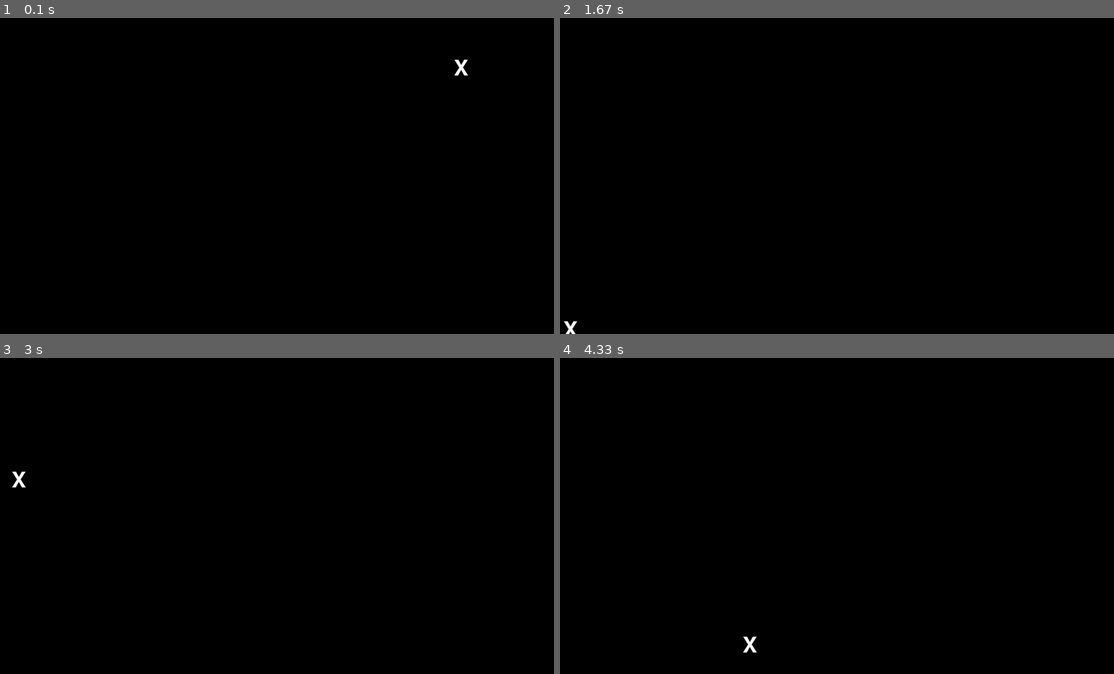
Above: before the commit, frames 1-4 (two rows, left to right).
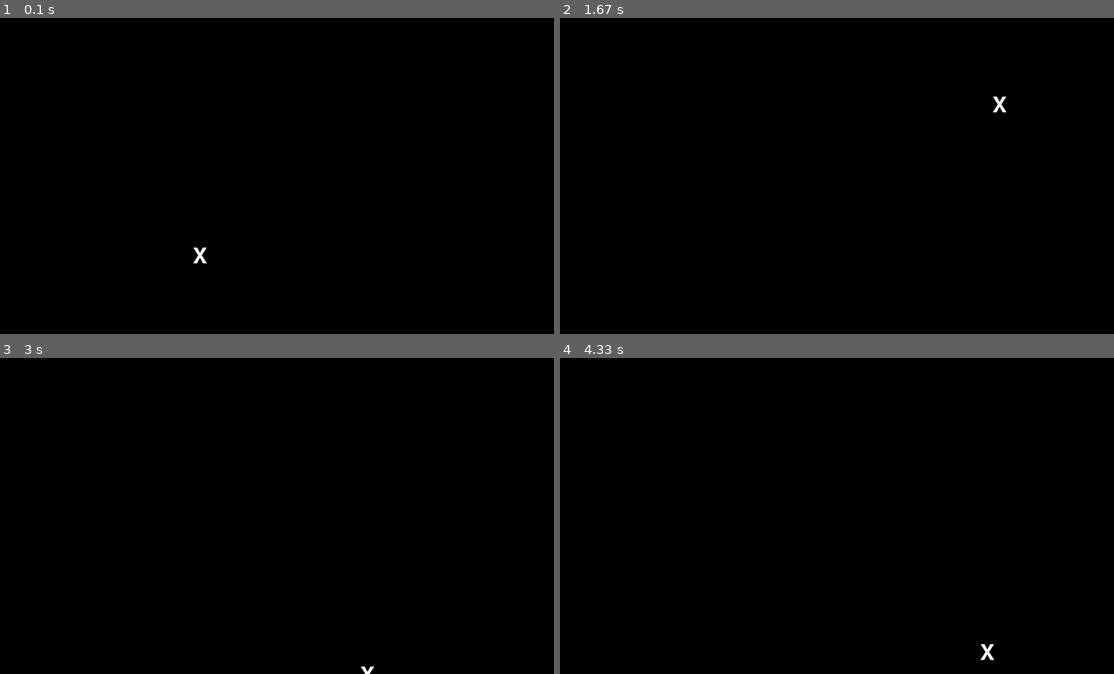
Above: after the commit, the same moments.

Repository: resolver101757/Eye-tracker
Game: pygame game, started from get_data.py
Two runs of this game, one before a commit and one after it. Both use one fixed random seed, a clock stepped at 60 frames per second and the inputs below.
Inputs:
- Up to frame 1 (0.1 s): no input
- Up to frame 2 (1.67 s): tap S at 0.33 s; tap C at 0.67 s
- Up to frame 3 (3 s): tap S at 2, 2.4, 2.7, 2.9 s
- Up to frame 4 (4.33 s): tap S at 3.23, 3.53, 3.73, 4.03, 4.3 s

The runs differ from the first frame. In frame 1, 0.1% of the frame differs, in the area x 34-85%, y 13-78%; in frame 2, 0.1%; in frame 3, 0.1%; in frame 4, 0.1%.

Commit message:
Add eye-tracking copy scripts and update get_data.py

Diff:
--- a/get_data.py
+++ b/get_data.py
@@ -1,3 +1,4 @@
+# get the coordinates of the X and save the image
 import pygame
 import cv2
 import random
@@ -17,19 +18,31 @@
 print ("screen_width = ", screen_width)
 print ("screen_height = ", screen_height)
 
-def get_random_edge_coordinate(screen_width, screen_height, edge_size):
-    # Define edge regions
-    top_edge = (random.randint(0, screen_width), random.randint(0, edge_size))
-    bottom_edge = (random.randint(0, screen_width), random.randint(screen_height - edge_size, screen_height))
-    left_edge = (random.randint(0, edge_size), random.randint(0, screen_height))
-    right_edge = (random.randint(screen_width - edge_size, screen_width), random.randint(0, screen_height))
+import random
 
-    # Randomly choose an edge region
-    return random.choice([top_edge, bottom_edge, left_edge, right_edge])
+def get_random_coordinate(screen_width, screen_height, edge_size, mode = 'whole'):
+    if mode == 'edge':
+        # Define edge regions
+        top_edge = (random.randint(0, screen_width), random.randint(0, edge_size))
+        bottom_edge = (random.randint(0, screen_width), random.randint(screen_height - edge_size, screen_height))
+        left_edge = (random.randint(0, edge_size), random.randint(0, screen_height))
+        right_edge = (random.randint(screen_width - edge_size, screen_width), random.randint(0, screen_height))
+        # Randomly choose an edge region
+        return random.choice([top_edge, bottom_edge, left_edge, right_edge])
+    elif mode == 'whole':
+        # Return a random coordinate within the whole screen
+        return (random.randint(0, screen_width), random.randint(0, screen_height))
+    elif mode == 'centre':
+        # Return a random coordinate near the centre of the screen
+        centre_x = screen_width // 2
+        centre_y = screen_height // 2
+        return (random.randint(centre_x - edge_size, centre_x + edge_size), random.randint(centre_y - edge_size, centre_y + edge_size))
+    else:
+        raise ValueError("Invalid mode. Choose from 'edge', 'whole', or 'centre'.")
 
 
 # Directory to save captured images
-save_dir = "captured_images"
+save_dir = "G:\My Drive\Learning\data_science\datasets\gaze-points"
 if not os.path.exists(save_dir):
     os.makedirs(save_dir)
 
@@ -49,10 +62,10 @@
         print(f"Image saved as {filename}")
 
     # Generate new coordinates for "X"
-    return get_random_edge_coordinate(screen_width, screen_height, 100)  # Adjust edge_size as needed
+    return get_random_coordinate(screen_width, screen_height, 100)  # Adjust edge_size as needed
 
 # Initial position of the "X"
-x, y = get_random_edge_coordinate(screen_width, screen_height, 100)  # Adjust edge_size as needed
+x, y = get_random_coordinate(screen_width, screen_height, 100)  # Adjust edge_size as needed
 
 
 
@@ -63,7 +76,7 @@
             if event.key == pygame.K_s:
                 x, y = capture_and_save(x, y)
             elif event.key == pygame.K_c:  # Skip without saving
-                x, y = get_random_edge_coordinate(screen_width, screen_height, 100)  # Adjust edge_size as needed
+                x, y = get_random_coordinate(screen_width, screen_height, 100)  # Adjust edge_size as needed
             elif event.key is pygame.K_q:
                 running = False
 
Not shown, added: copy_eye_tracking_from_colab.bat
Not shown, added: copy_eye_tracking_to_colab.bat
Not shown, removed: eye-tracking.ipynb
Not shown, added: training_resnet18_eye_gazing.ipynb
